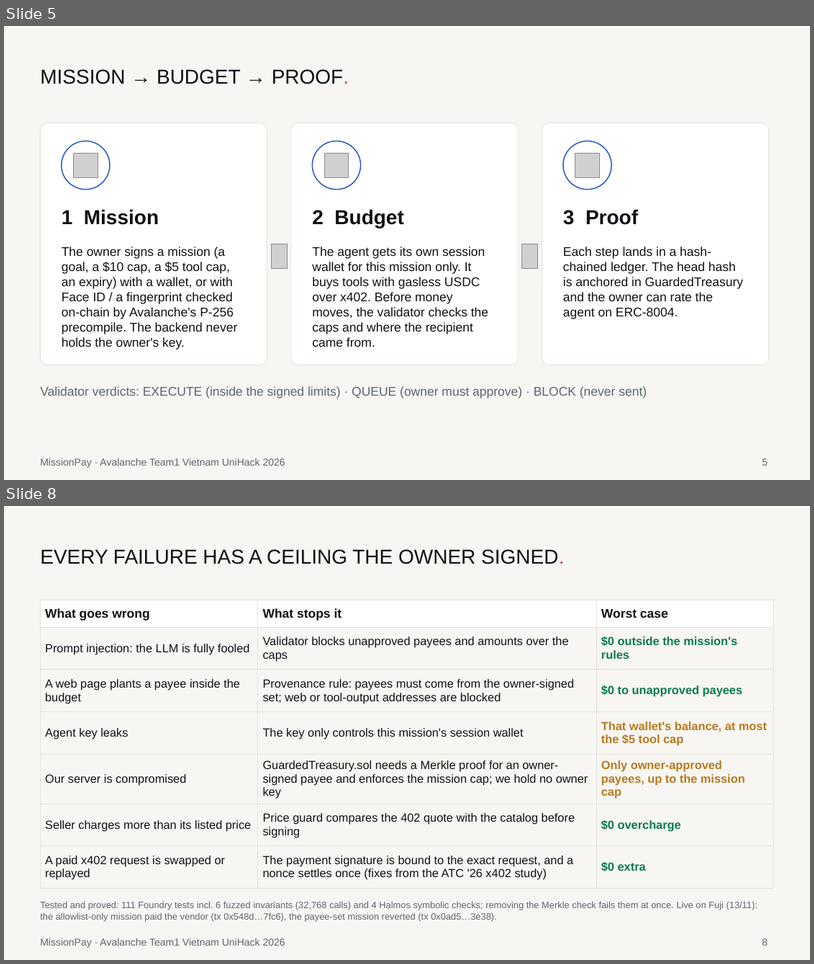
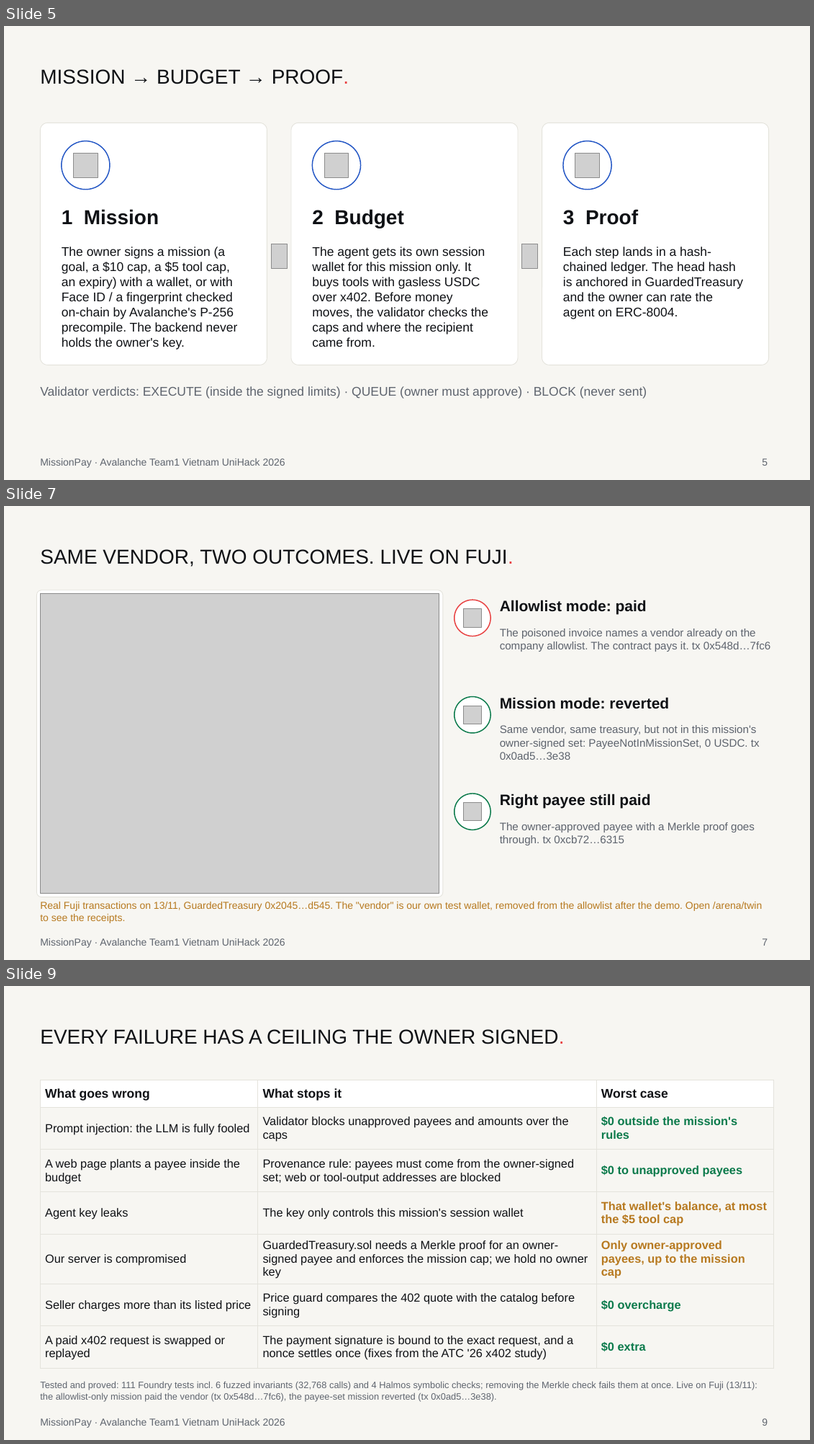
Before and after one commit to lenamkhanhh/UniHack, a slide deck: artifacts/submission-s1/MissionPay-pitch-deck-v2.pptx. Shown one above the other, each under a label of ours: slides 5 and 8 before the commit, slides 5, 7 and 9 after it; the slides between them are not shown. The pictures are 814x964 and 814x1444 pixels, drawn with LibreOffice and Linux fonts; fonts in the diff are those of the drawing; grey boxes stand for pictures. Boxes give left, top, right and bottom in pixels: in the first picture for what was removed or moved away, otherwise in the second. Text is boxed around its words. In the diff, an @@ line names an element or a change of style, - is before the commit and + after.

```diff
--- a/artifacts/submission-s1/MissionPay-pitch-deck-v2.pptx
+++ b/artifacts/submission-s1/MissionPay-pitch-deck-v2.pptx
@@ slide 7 added at (4, 506, 810, 960), background #F7F6F2; not listed: 1 template element that a slide beside it also shows @@
@@ title added at (40, 549, 514, 566), 24 pt, text #0F1115 @@
+SAME VENDOR, TWO OUTCOMES. LIVE ON FUJI.
@@ rounded rectangle added at (36, 590, 443, 897), fill #FFFFFF, outline #E4E3DC 0.75 pt @@
@@ picture added at (40, 594, 440, 893) @@
@@ ellipse added at (455, 600, 491, 636), fill #FFFFFF, outline #E84142 1.25 pt @@
@@ picture added at (464, 609, 482, 627) @@
@@ text added at (500, 600, 647, 615), 18 pt, text #0F1115, bold @@
+Allowlist mode: paid
@@ text added at (500, 628, 771, 651), 13 pt, text #5E646E @@
+The poisoned invoice names a vendor already on the company allowlist. The contract pays it. tx 0x548d…7fc6
@@ ellipse added at (455, 697, 491, 733), fill #FFFFFF, outline #0B7A4B 1.25 pt @@
@@ text added at (500, 697, 669, 709), 18 pt, text #0F1115, bold @@
+Mission mode: reverted
@@ picture added at (464, 705, 482, 723) @@
@@ text added at (500, 725, 760, 759), 13 pt, text #5E646E @@
+Same vendor, same treasury, but not in this mission's owner-signed set: PayeeNotInMissionSet, 0 USDC. tx 0x0ad5…3e38
@@ ellipse added at (455, 793, 491, 830), fill #FFFFFF, outline #0B7A4B 1.25 pt @@
@@ picture added at (464, 803, 482, 821) @@
@@ text added at (500, 793, 651, 808), 18 pt, text #0F1115, bold @@
+Right payee still paid
@@ text added at (500, 822, 755, 845), 13 pt, text #5E646E @@
+The owner-approved payee with a Merkle proof goes through. tx 0xcb72…6315
@@ text added at (40, 901, 762, 923), 12 pt, text #B7791F @@
+Real Fuji transactions on 13/11, GuardedTreasury 0x2045…d545. The "vendor" is our own test wallet, removed from the allowlist after the demo. Open /arena/twin to see the receipts.
@@ page number added at (762, 938, 768, 945), 12 pt, text #5E646E @@
+7
@@ what was slide 8 is now slide 9 @@
```
Also in this commit, not shown: 5 slides changed, 9 other files.
